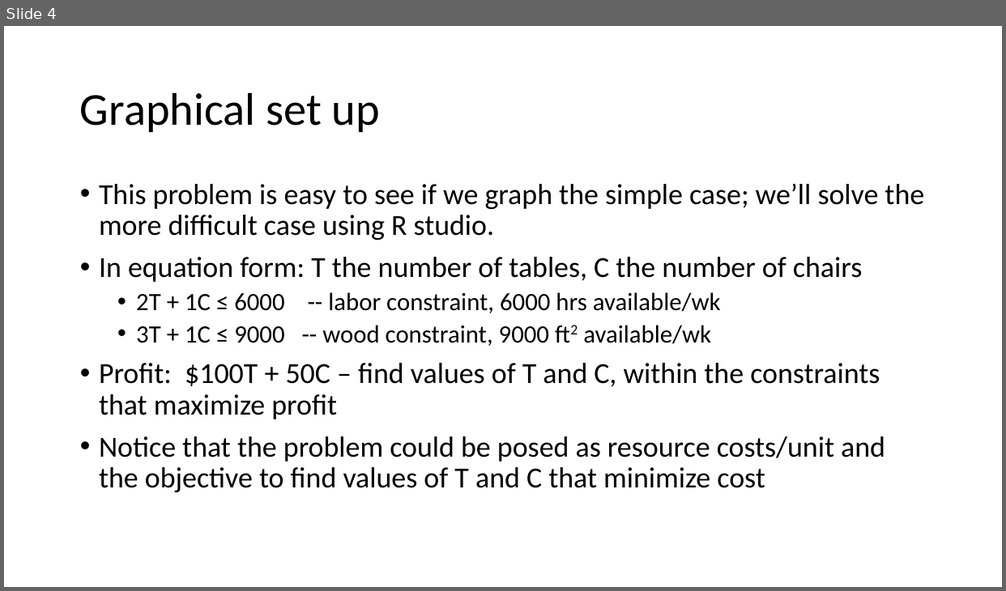
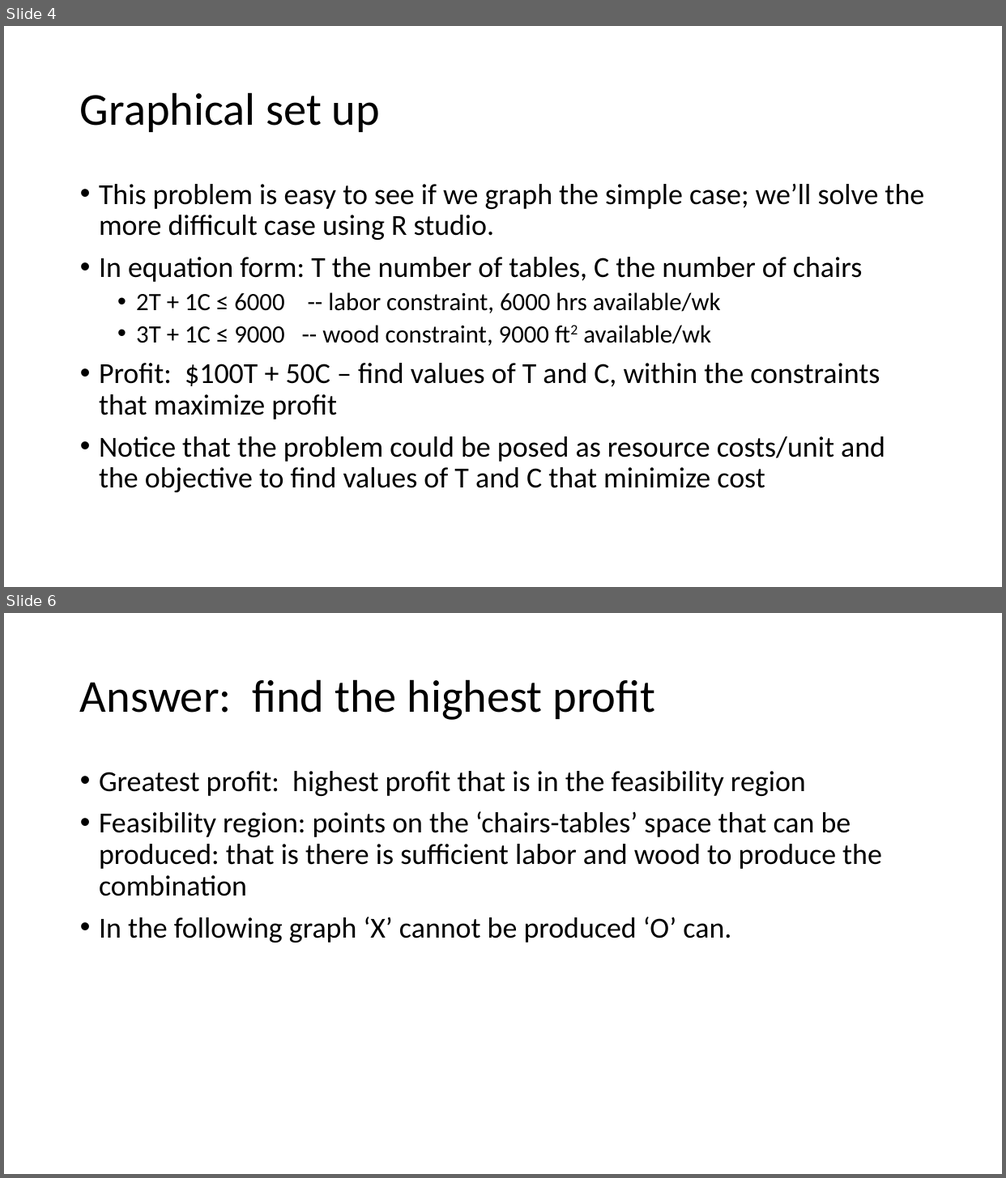
Before and after one commit to polkadottie26/linearProgramming, a slide deck: Introduction to Optimization.pptx. Shown one above the other, each under a label of ours: slide 4 before the commit, slides 4 and 6 after it; the slides between them are not shown. The pictures are 1006x591 and 1006x1178 pixels, drawn with LibreOffice and Linux fonts; fonts in the diff are those of the drawing. Boxes give left, top, right and bottom in pixels: in the first picture for what was removed or moved away, otherwise in the second. Text is boxed around its words. In the diff, an @@ line names an element or a change of style, - is before the commit and + after.

```diff
--- a/Introduction to Optimization.pptx
+++ b/Introduction to Optimization.pptx
@@ slide 6 added at (4,613,1002,1174), background #FFFFFF @@
@@ title added at (80,679,655,720), 44 pt, text #000000 @@
+Answer: find the highest profit
@@ text added at (99,771,882,943), 28 pt, text #000000 @@
+• Greatest profit: highest profit that is in the feasibility region
+• Feasibility region: points on the ‘chairs-tables’ space that can be produced: that is there is sufficient labor and wood to produce the combination
+• In the following graph ‘X’ cannot be produced ‘O’ can.
```
Also in this commit, not shown: 1 slide changed, 5 other slides added, 1 slide removed.
